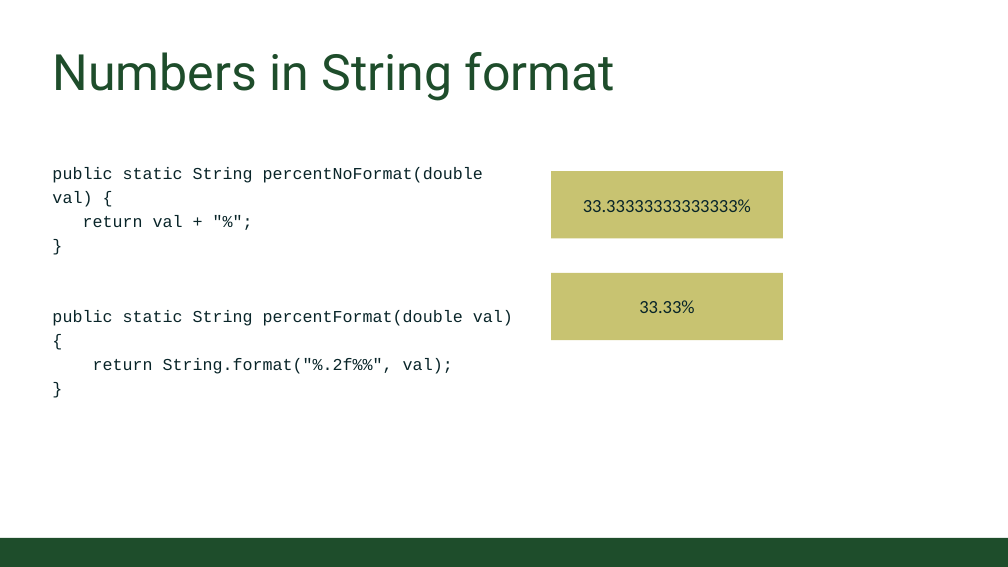
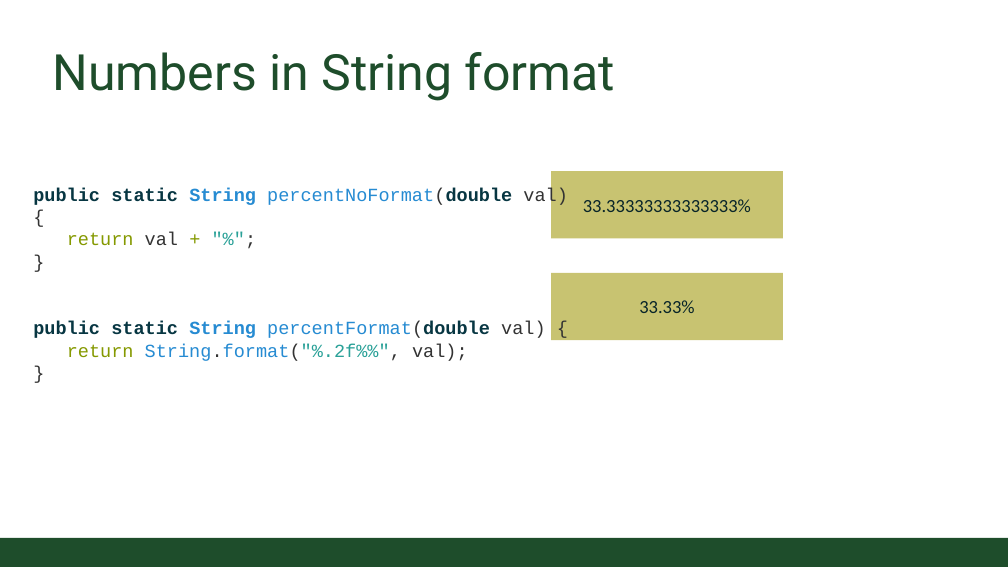
Before and after one commit to CSU-CompSci-CS163-4/Handouts, a slide deck: slide 5 of slides/Online/2020/04b - String Format.pptx. Drawn at 1008x567 pixels with LibreOffice and Linux fonts; fonts in the diff are those of the drawing; background and template pictures are left out. Boxes give left, top, right and bottom in pixels: in the first picture for what was removed or moved away, otherwise in the second. Text is boxed around its words. In the diff, an @@ line names an element or a change of style, - is before the commit and + after.

```diff
--- a/slides/Online/2020/04b - String Format.pptx
+++ b/slides/Online/2020/04b - String Format.pptx
@@ text at [33, 188, 567, 361]: text changed; size 18 to 20 pt; text colour #092529 to #268BD2 @@
-public static String percentNoFormat(double val) {
-return val + "%";
-}
-public static String percentFormat(double val) {
-return String.format("%.2f%%", val);
-}
+public static String percentNoFormat(double val) {
+return val + "%";
+}
+public static String percentFormat(double val) {
+return String.format("%.2f%%", val);
+}
```
Also in this commit, not shown: 3 other slides changed, 1 other file.
